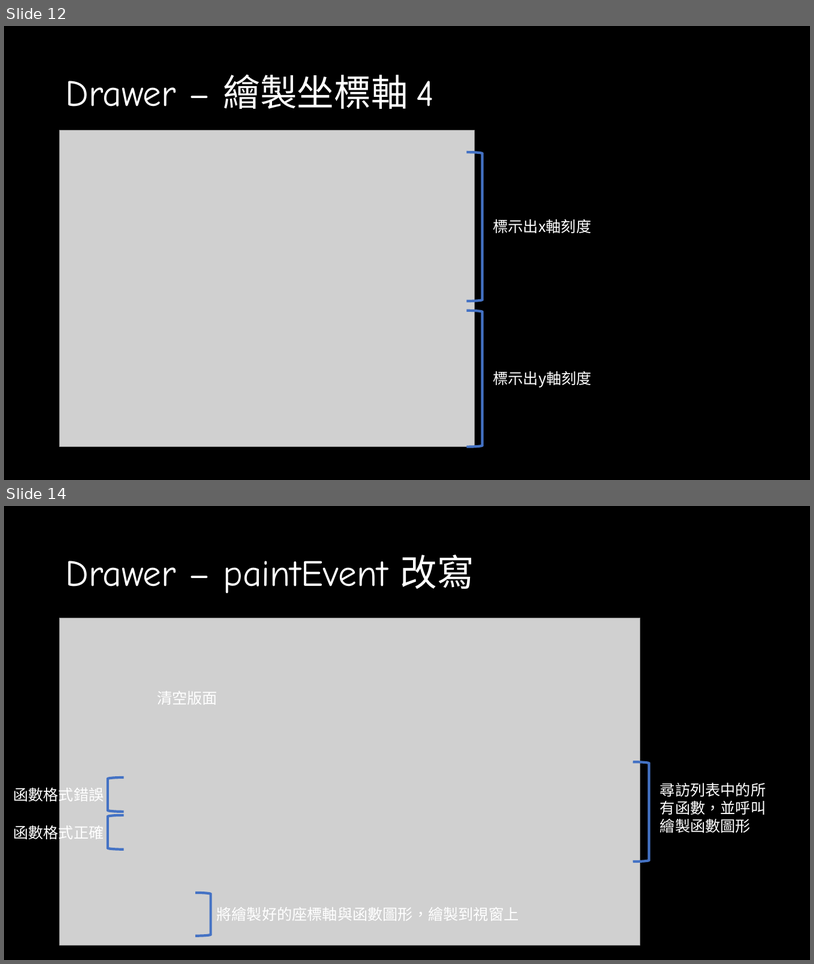
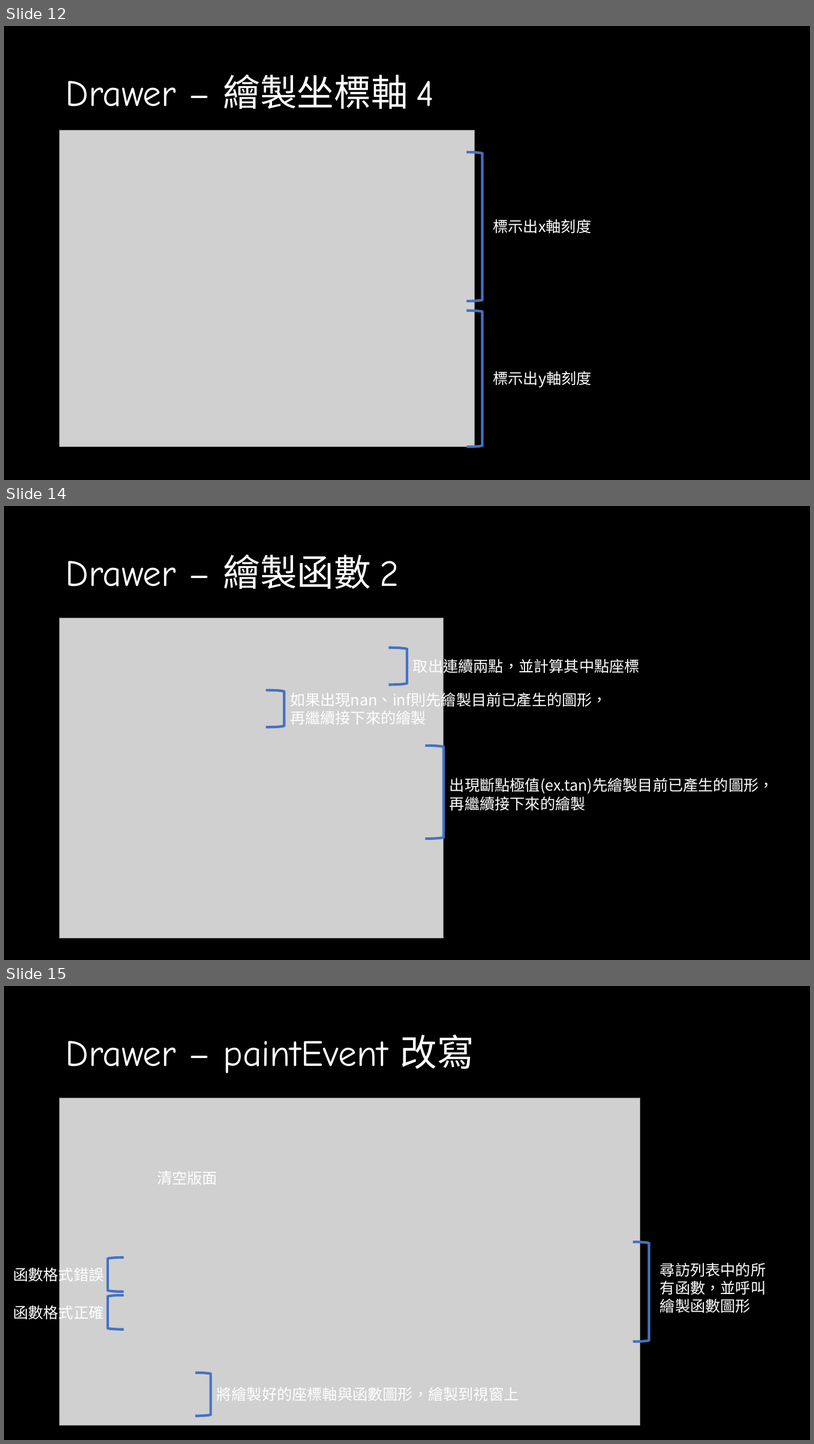
Before and after one commit to yuchen5564/OOP-Project_Equation-Drawing, a slide deck: Equation Drawing.pptx. Shown one above the other, each under a label of ours: slides 12 and 14 before the commit, slides 12, 14 and 15 after it; the slides between them are not shown. The pictures are 814x964 and 814x1444 pixels, drawn with LibreOffice and Linux fonts; fonts in the diff are those of the drawing; grey boxes stand for pictures. Boxes give left, top, right and bottom in pixels: in the first picture for what was removed or moved away, otherwise in the second. Text is boxed around its words. In the diff, an @@ line names an element or a change of style, - is before the commit and + after.

```diff
--- a/Equation Drawing.pptx
+++ b/Equation Drawing.pptx
@@ slide 14 added at bbox=[4, 506, 810, 960], background #000000 @@
@@ title added at bbox=[65, 554, 399, 589], 44 pt, text #FFFFFF @@
+Drawer – 繪製函數 2
@@ picture added at bbox=[60, 618, 444, 938] @@
@@ right bracket added at bbox=[389, 648, 407, 684], outline #4472C4 3 pt @@
@@ text added at bbox=[413, 656, 640, 675], 18 pt, text #FFFFFF @@
+取出連續兩點，並計算其中點座標
@@ right bracket added at bbox=[266, 690, 284, 727], outline #4472C4 3 pt @@
@@ text added at bbox=[290, 690, 608, 724], 18 pt, text #FFFFFF @@
+如果出現nan、inf則先繪製目前已產生的圖形，
+再繼續接下來的繪製
@@ right bracket added at bbox=[426, 745, 444, 839], outline #4472C4 3 pt @@
@@ text added at bbox=[450, 777, 774, 810], 18 pt, text #FFFFFF @@
+出現斷點極值(ex.tan)先繪製目前已產生的圖形，
+再繼續接下來的繪製
@@ what was slide 14 is now slide 15 @@
```
Also in this commit, not shown: 2 slides changed, 2 other slides added, 1 slide removed, 2 other files.
